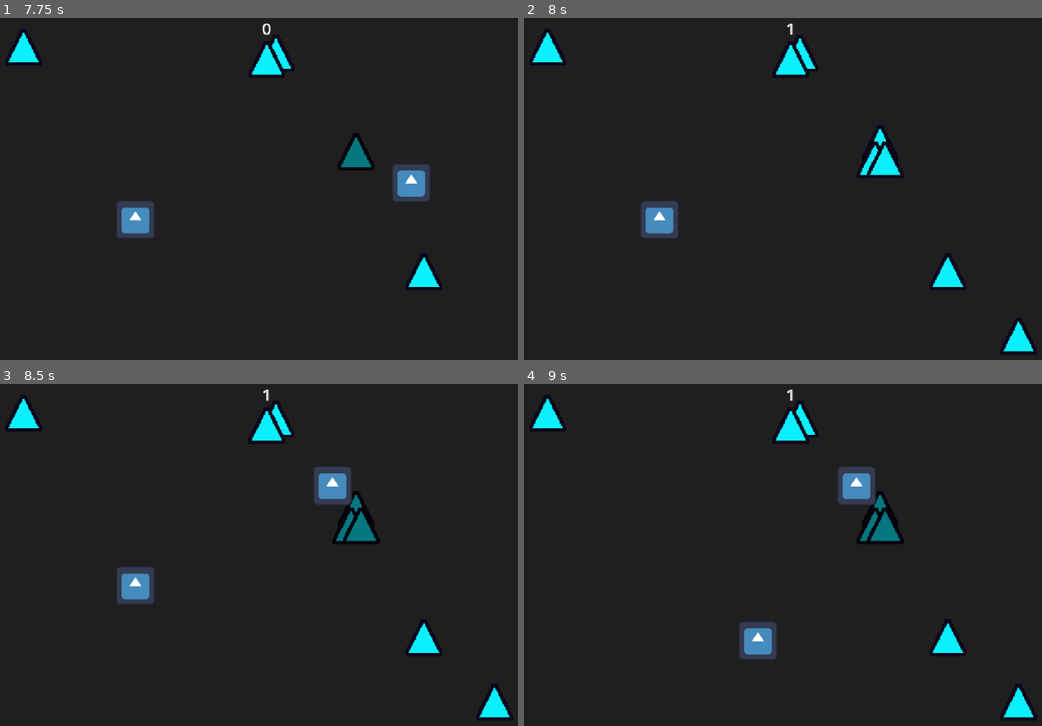
Above: before the commit, frames 1-4 (two rows, left to right).
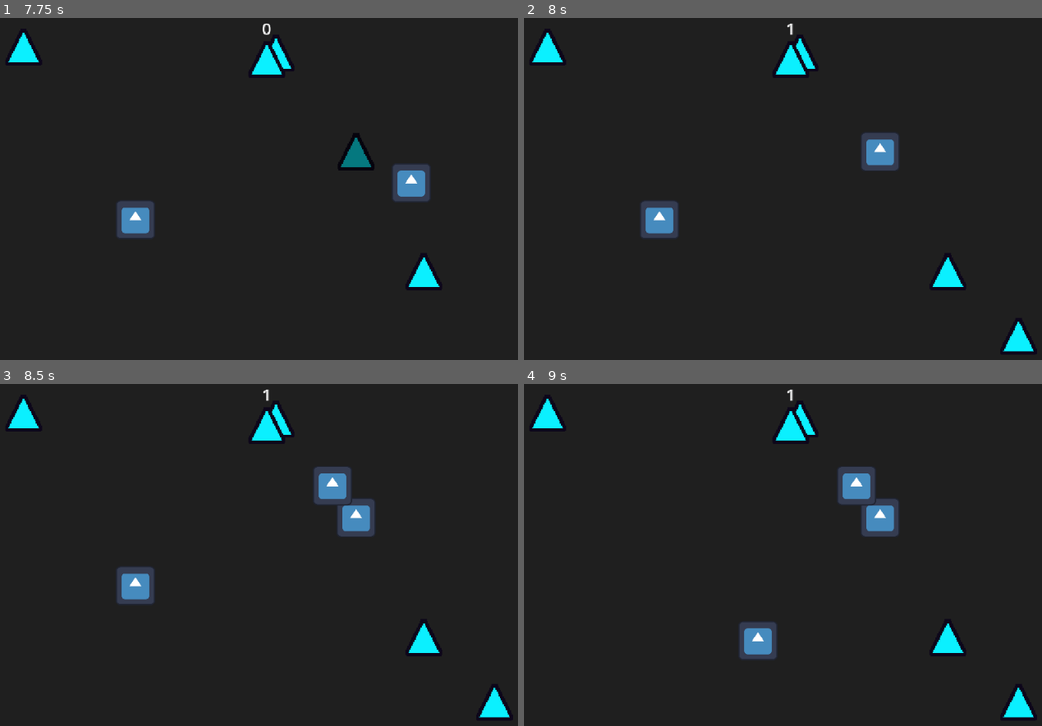
Above: after the commit, the same moments.

Repository: SpicyTime/BlastForge
Game: Godot game, scene res://main/main.tscn
Same seed, same stepped clock (60 frames per second), same inputs: the game is played once before the commit and once after it. The engine's default icon, where the game draws it, is replaced by a stand-in: a white triangle on a blue panel in a dark square.
Inputs (mouse positions are in pixels of both pictures, inside the frame that each line leads up to):
- Up to frame 1 (7.75 s): tap Enter at 0.5 s; move the mouse to (409, 182) at 0.52 s; click (409, 182) at 0.6 s; tap Space at 1.25 s; move the mouse to (134, 219) at 1.27 s; click (134, 219) at 1.35 s; move the mouse to (331, 120) at 2.02 s; click (331, 120) at 2.1 s; move the mouse to (233, 274) at 2.77 s; click (233, 274) at 2.85 s; move the mouse to (466, 257) at 3.52 s; click (466, 257) at 3.6 s; move the mouse to (67, 144) at 4.27 s; click (67, 144) at 4.35 s; move the mouse to (300, 199) at 5.02 s; click (300, 199) at 5.1 s; move the mouse to (165, 106) at 5.77 s; click (165, 106) at 5.85 s; move the mouse to (409, 182) at 6.52 s; click (409, 182) at 6.6 s; move the mouse to (134, 219) at 7.27 s; click (134, 219) at 7.35 s
- Up to frame 2 (8 s): no input
- Up to frame 3 (8.5 s): move the mouse to (331, 486) at 8.02 s; click (331, 486) at 8.1 s
- Up to frame 4 (9 s): move the mouse to (757, 640) at 8.77 s; click (757, 640) at 8.85 s

Frame 1 is identical in both runs. In frame 2, 1.0% of the frame differs, in the area x 64-74%, y 31-47%; in frame 3, 1.0%; in frame 4, 1.0%.

Commit message:
Created the red flashing radius shader

Diff:
--- a/breakables/breakable.gd
+++ b/breakables/breakable.gd
@@ -8,6 +8,7 @@
 var base_modulate: Color = modulate
 var explosion_detected_modulate: Color = Color(0.5, 0.5, 0.5)
 var type: Enums.BreakableType = Enums.BreakableType.NORMAL
+var parent_container: Node2D = null
 var size_scales: Dictionary[Enums.ShapeSize, float] = {
 	Enums.ShapeSize.SMALL : 1.0,
 	Enums.ShapeSize.MEDIUM : 1.15,
@@ -16,15 +17,21 @@
 
 
 func _ready() -> void:
+	# Sets Colliders
 	var collision_shape: Shape2D = shape_component.get_shape_collider()
 	hurtbox_collider.set_deferred("shape", collision_shape)
 	detector_collider.set_deferred("shape", collision_shape)
+
 	breakable_sprite.texture = shape_component.get_shape_texture()
 	var health_amount = shape_component.get_shape_health()
 	health.set_health(health_amount)
 	health.set_max_health(health_amount)
 	SignalManager.health_depleted.connect(_on_health_depleted)
+
 	scale = Vector2(size_scales[shape_component.get_shape_size()], size_scales[shape_component.get_shape_size()])
+
+	parent_container = get_parent()
+	$BreakableBehavior.breakable = self
 	await get_tree().create_timer(0.2).timeout
 	hurtbox_collider.disabled = false
 
--- a/breakables/breakable_behavior.gd
+++ b/breakables/breakable_behavior.gd
@@ -1,23 +1,35 @@
 # This files whole purpose is to separate the logic without having different compoenents
 extends Node
 var breakable_spawn_number: int = 3
+var breakable: Breakable = null
+
+func _ready() -> void:
+	breakable = get_parent()
+
+
 func handle_break(_break_type: Enums.BreakableType) -> void:
 	# To Do: Handle logic based on type
-	SignalManager.breakable_broken.emit(get_parent())
-	get_parent().queue_free()
 	var parent_breakable_type: Enums.BreakableType = get_parent().type
 	if parent_breakable_type == Enums.BreakableType.NORMAL:
 		pass
 	elif parent_breakable_type == Enums.BreakableType.SPAWNER:
 		handle_spawner()
+	else:
+		handle_exploder()
+	SignalManager.breakable_broken.emit(get_parent())
+	get_parent().queue_free()
 
 
 func handle_normal() -> void:
 	pass
 
 
-func handle_explosive() -> void:
-	pass
+func handle_exploder() -> void:
+	# Adds it to world
+	var world: World = breakable.parent_container.world
+	var instance: Explosive = world.create_explosive(get_parent().position)
+	# Matches the defer when created
+	instance.call_deferred("handle_placed")
 
 
 func handle_spawner() -> void:
--- a/breakables/glow_shader.gdshader
+++ /dev/null
@@ -1,58 +0,0 @@
-shader_type canvas_item;
-
-uniform sampler2D screen_texture : hint_screen_texture, filter_linear_mipmap_anisotropic, repeat_disable;
-uniform float hpass : hint_range(0.0, 1.0, 0.1) = 1.0;
-uniform float vpass : hint_range(0.0, 1.0, 0.1) = 1.0;
-uniform int radius : hint_range(0, 65, 1) = 65;
-render_mode blend_add;
-
-vec4 textureThresholded(sampler2D _texture, vec2 _uv, float _bias) {
-	vec4 pixel = textureLod(_texture, _uv, _bias);
-
-	if ( pixel.r <= 1. && pixel.g <= 1. && pixel.b <= 1. ) {
-		pixel.rgb = vec3(0.);
-	}
-
-	return pixel;
-}
-
-void fragment() {
-	vec4 pixel = textureThresholded(screen_texture, SCREEN_UV, 0.);
-
-	if (radius != 0) {
-
-		vec4 blurred = vec4(0., 0., 0., 1.);
-		float[65] w = {0.0064, 0.0063, 0.0062, 0.0061, 0.006,
-			0.0059, 0.0058, 0.0057, 0.0056, 0.0055, 0.0054, 0.0053, 0.0052, 0.0051, 0.005, 0.0049, 0.0048, 0.0047, 0.0046, 0.0054, 0.0044, 0.0043, 0.0042, 0.0041, 0.004, 0.0039, 0.0038, 0.0037, 0.0036, 0.0043, 0.0034, 0.0033, 0.0032, 0.0031, 0.003, 0.0029, 0.0028, 0.0027, 0.0026, 0.0052, 0.0024, 0.0023, 0.0022, 0.0021, 0.002, 0.0019, 0.0018, 0.0017, 0.0016, 0.0051, 0.0014, 0.0013, 0.0012, 0.0011, 0.001, 0.0009, 0.0008, 0.0007, 0.0006, 0.0005, 0.0004, 0.0003, 0.0002, 0.0001, 0.};
-
-		float px = 1. / float(textureSize(screen_texture, 0).x);
-		float py = 1. / float(textureSize(screen_texture, 0).y);
-
-		for(int i = 0; i < radius; i++) {
-			float k = float(i + 1);
-
-			blurred += textureThresholded(screen_texture, SCREEN_UV + vec2(float(i) * cos(float(i)), 0) * vec2(px, py) * vec2(hpass, vpass), k) * w[i];
-			blurred += textureThresholded(screen_texture, SCREEN_UV + vec2(float(-i) * cos(float(i)), 0) * vec2(px, py) * vec2(hpass, vpass), k) * w[i];
-
-			blurred += textureThresholded(screen_texture, SCREEN_UV + vec2(0, float(i) * sin(float(i))) * vec2(px, py) * vec2(hpass, vpass), k) * w[i];
-			blurred += textureThresholded(screen_texture, SCREEN_UV + vec2(0, float(-i) * sin(float(i))) * vec2(px, py) * vec2(hpass, vpass), k) * w[i];
-
-			blurred += textureThresholded(screen_texture, SCREEN_UV + vec2(float(i) * cos(float(i)), float(i) * sin(float(i))) * vec2(px, py) * vec2(hpass, vpass), k) * w[i];
-			blurred += textureThresholded(screen_texture, SCREEN_UV + vec2(float(-i) * cos(float(i)), float(-i) * sin(float(i))) * vec2(px, py) * vec2(hpass, vpass), k) * w[i];
-
-			blurred += textureThresholded(screen_texture, SCREEN_UV + vec2(float(i) * cos(float(i)), float(-i) * sin(float(i))) * vec2(px, py) * vec2(hpass, vpass), k) * w[i];
-			blurred += textureThresholded(screen_texture, SCREEN_UV + vec2(float(-i) * cos(float(i)), float(i) * sin(float(i))) * vec2(px, py) * vec2(hpass, vpass), k) * w[i];
-
-			blurred += textureThresholded(screen_texture, SCREEN_UV + vec2(float(-i) * cos(float(i)), float(i) * sin(float(i))) * vec2(px, py) * vec2(hpass, vpass), k) * w[i];
-			blurred += textureThresholded(screen_texture, SCREEN_UV + vec2(float(i) * cos(float(i)), float(-i) * sin(float(i))) * vec2(px, py) * vec2(hpass, vpass), k) * w[i];
-		}
-
-		blurred /= float(radius) / 6.;
-		pixel += blurred;
-
-	} else {
-		pixel = vec4(0., 0., 0., 1.);
-	}
-
-	COLOR = pixel;
-}
--- a/explosives/explosive.tscn
+++ b/explosives/explosive.tscn
@@ -25,6 +25,7 @@
 z_index = 1
 
 [node name="ExplosionArea" parent="." instance=ExtResource("4_5rd10")]
+visible = false
 damage = 1
 
 [node name="HitboxCollider" type="CollisionShape2D" parent="ExplosionArea"]
@@ -32,6 +33,7 @@
 disabled = true
 
 [node name="ExplosionDetectionArea" type="Area2D" parent="."]
+visible = false
 
 [node name="DetectionAreaCollider" type="CollisionShape2D" parent="ExplosionDetectionArea"]
 shape = SubResource("CircleShape2D_wvlh0")
--- a/explosives/explosive_area_shader_box.tscn
+++ b/explosives/explosive_area_shader_box.tscn
@@ -1,13 +1,8 @@
-[gd_scene load_steps=4 format=3 uid="uid://bd8xm30ep1ibx"]
+[gd_scene load_steps=3 format=3 uid="uid://bd8xm30ep1ibx"]
 
-[ext_resource type="Shader" uid="uid://db2gs1k5ytcoc" path="res://explosives/explosive_area_shader.gdshader" id="1_rn11s"]
+[ext_resource type="Material" uid="uid://se3pvnqbe56e" path="res://explosives/materials/red_circle_material.tres" id="1_8qd7t"]
 [ext_resource type="Texture2D" uid="uid://do5361g8a3kp3" path="res://icon.svg" id="2_8qd7t"]
 
-[sub_resource type="ShaderMaterial" id="ShaderMaterial_8qd7t"]
-shader = ExtResource("1_rn11s")
-shader_parameter/radius = 0.7530000357675
-shader_parameter/circle_color = Color(0, 1, 0, 0.49803922)
-
 [node name="ExplosiveAreaShaderBox" type="Sprite2D"]
-material = SubResource("ShaderMaterial_8qd7t")
+material = ExtResource("1_8qd7t")
 texture = ExtResource("2_8qd7t")
--- /dev/null
+++ b/explosives/materials/green_circle_material.tres
@@ -0,0 +1,8 @@
+[gd_resource type="ShaderMaterial" load_steps=2 format=3 uid="uid://bxctswug6cia7"]
+
+[ext_resource type="Shader" uid="uid://db2gs1k5ytcoc" path="res://explosives/materials/green_explosive_area_shader.gdshader" id="1_ygx8m"]
+
+[resource]
+shader = ExtResource("1_ygx8m")
+shader_parameter/radius = 0.7530000357675
+shader_parameter/circle_color = Color(0, 1, 0, 0.5)
--- a/explosives/explosive_area_shader.gdshader
+++ b/explosives/materials/green_explosive_area_shader.gdshader
@@ -1,18 +1,15 @@
 shader_type canvas_item;
 
 uniform float radius :hint_range(0, 1) = 0.05;
-uniform vec4 circle_color : source_color = vec4(1);
-
+uniform vec4 circle_color : source_color = vec4(0.0, 1.0, 0.0, 0.5);
 void fragment(){
 	vec2 pixelNumber = vec2(textureSize(TEXTURE, 0));
 	vec2 pixelated_UV = round(UV * pixelNumber) / pixelNumber;
 	vec2 uv = (pixelated_UV * 2.0 - 1.0);
 
-
 	float circle = ceil(length(uv) - radius);
 	circle = 1. - circle;
 	circle = clamp(circle, 0, circle_color.a);
-
-	COLOR = circle_color;
+	COLOR = circle_color ;
 	COLOR.a = circle;
 }
--- /dev/null
+++ b/explosives/materials/red_circle_material.tres
@@ -0,0 +1,9 @@
+[gd_resource type="ShaderMaterial" load_steps=2 format=3 uid="uid://se3pvnqbe56e"]
+
+[ext_resource type="Shader" uid="uid://buw4k17m1eeb1" path="res://explosives/materials/red_explosive_area_shader.gdshader" id="1_8h6v6"]
+
+[resource]
+shader = ExtResource("1_8h6v6")
+shader_parameter/radius = 0.7530000357675
+shader_parameter/circle_color = Color(1, 0, 0, 0.5)
+shader_parameter/speed = 9.0
--- /dev/null
+++ b/explosives/materials/red_explosive_area_shader.gdshader
@@ -0,0 +1,17 @@
+shader_type canvas_item;
+
+uniform float radius :hint_range(0, 1) = 0.05;
+uniform vec4 circle_color : source_color = vec4(1.0, 0.0, 0.0, 0.5);
+uniform float speed = 9.0;
+void fragment(){
+	vec2 pixelNumber = vec2(textureSize(TEXTURE, 0));
+	vec2 pixelated_UV = round(UV * pixelNumber) / pixelNumber;
+	vec2 uv = (pixelated_UV * 2.0 - 1.0);
+
+	float circle = ceil(length(uv) - radius);
+	circle = 1. - circle;
+	circle = clamp(circle, 0, circle_color.a);
+	float pulse = (sin(TIME * speed) * 0.5) + 0.5;
+	COLOR = circle_color ;
+	COLOR.a = circle * pulse;
+}
--- a/game/breakable_spawner.gd
+++ b/game/breakable_spawner.gd
@@ -6,11 +6,13 @@
 var spawn_time_limit: float = 1.3
 var despawn_time_limit: float = spawn_time_limit * 2.1
 var despawn_threshold: int = int(spawn_limit / 1.5)
+var world: World = null
 var breakable_type_lookup: Dictionary[Enums.BreakableType, String] = {
 	Enums.BreakableType.NORMAL : "normal",
 	Enums.BreakableType.EXPLOSIVE  : "explosive",
 	Enums.BreakableType.SPAWNER  : "spawner"
 }
+
 var shape_type_lookup: Dictionary[Enums.ShapeType, String] = {
 	Enums.ShapeType.TRIANGLE : "triangle",
 	Enums.ShapeType.SQUARE : "square",
@@ -21,6 +23,7 @@
 func _ready() -> void:
 	SignalManager.spawn_breakable_request.connect(_on_spawn_breakable_requested)
 	SignalManager.spawn_breakable_bunch_request.connect(_on_spawn_breakable_bunch_requested)
+	world = get_parent()
 
 
 func _process(delta: float) -> void:
@@ -30,7 +33,7 @@
 		spawn_time_passed = 0.0
 		if get_child_count() < spawn_limit:
 			var breakable_position: Vector2 = choose_random_pos(-275, 275, -150, 150)
-			spawn_breakable(breakable_position, Enums.ShapeType.TRIANGLE, Enums.BreakableType.SPAWNER)
+			spawn_breakable(breakable_position, Enums.ShapeType.TRIANGLE, Enums.BreakableType.EXPLOSIVE)
 	if despawn_time_passed >= despawn_time_limit and get_child_count() >= despawn_threshold:
 		despawn_time_passed = 0.0
 		get_child(0).queue_free()
--- a/game/world.gd
+++ b/game/world.gd
@@ -1,3 +1,4 @@
+class_name World
 extends Node2D
 var held_explosive: Explosive = null
 @onready var explosives_container: Node2D = $ExplosivesContainer
@@ -7,22 +8,23 @@
 		var mouse_position: Vector2 = get_global_mouse_position()
 		# The explosive will be created when the explosive_action is pressed
 		if Input.is_action_just_pressed("explosive_action") and not held_explosive:
-			create_explosive(mouse_position)
+			held_explosive = create_explosive(mouse_position)
 		# The explosive will be placed when the explosive_action is released
 		if Input.is_action_just_released("explosive_action") and held_explosive:
-			place_explosive()
+			call_deferred("place_explosive")
 	elif event is InputEventMouseMotion:
 		if held_explosive:
 			held_explosive.position = get_global_mouse_position()
 
 
 # Initializes an explosive at a certain position (usually the mouse position)
-func create_explosive(spawn_position: Vector2) -> void:
+func create_explosive(spawn_position: Vector2) -> Explosive:
 	var packed_explosive_scene: PackedScene = load(Constants.EXPLOSIVE_SCENE_PATH)
 	var explosive_instance: Explosive = packed_explosive_scene.instantiate()
 	explosive_instance.position = spawn_position
-	explosives_container.add_child(explosive_instance)
-	held_explosive = explosive_instance
+	# I get a bunch of errors if it is not deferred
+	call_deferred("add_child", explosive_instance)
+	return explosive_instance
 
 
 func place_explosive() -> void:
